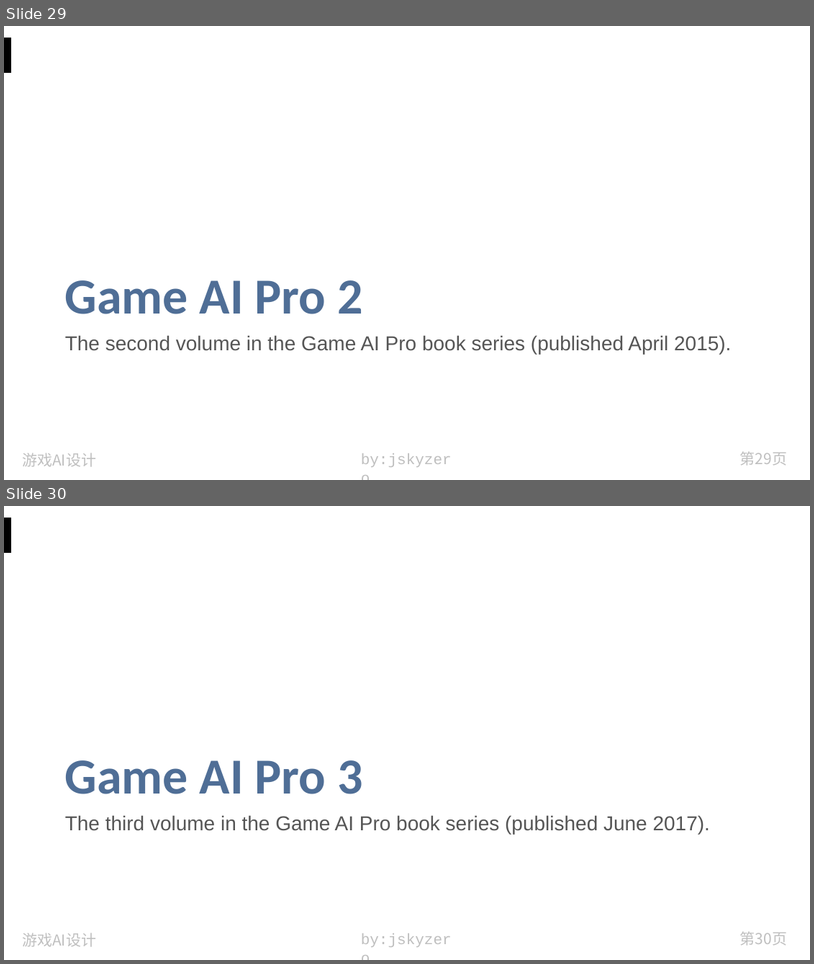
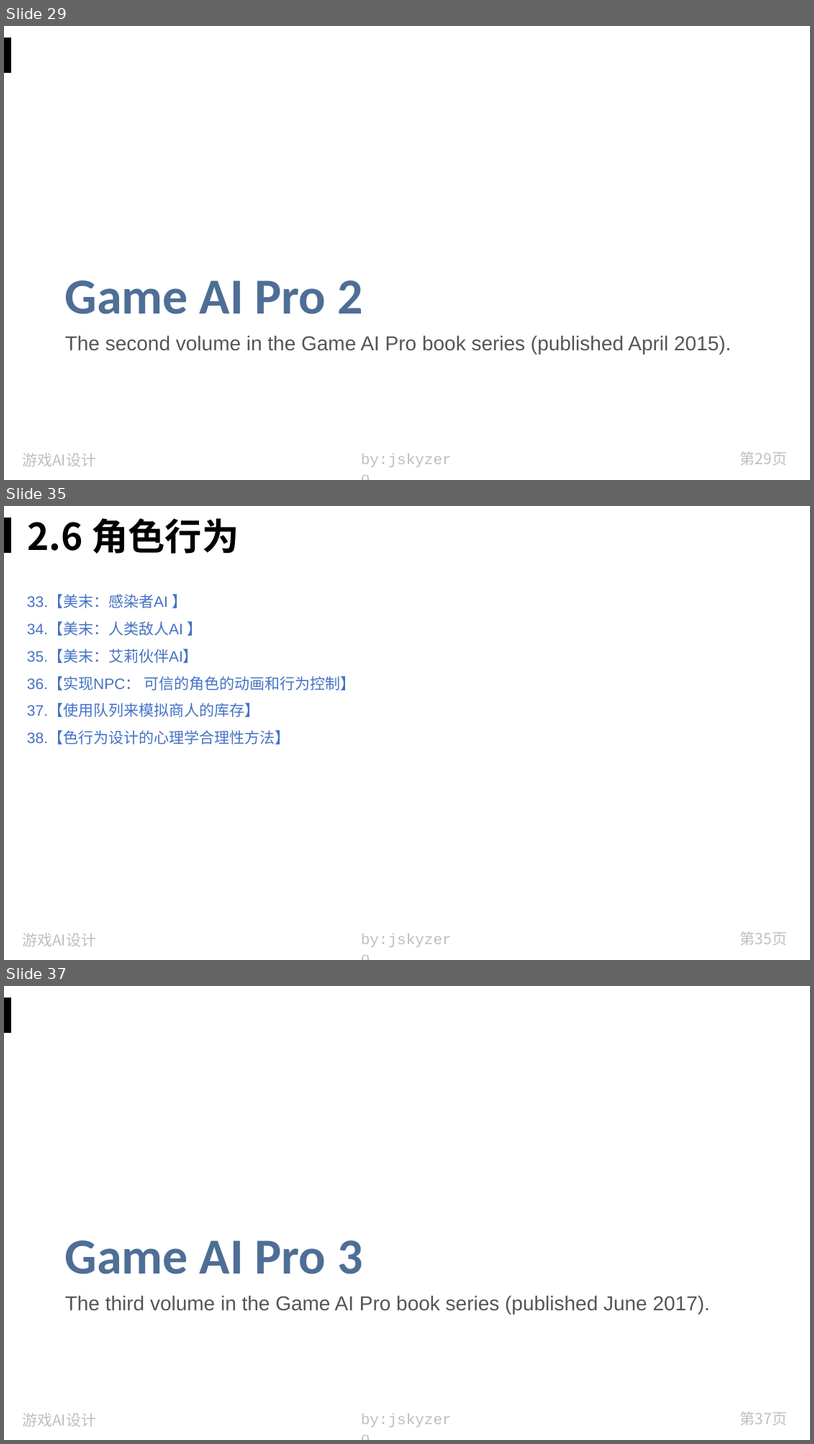
Before and after one commit to jskyzero/design.jskyzero.com, a slide deck: assets/img/skill/GameAIPro/Game AI Pro.pptx. Shown one above the other, each under a label of ours: slides 29 and 30 before the commit, slides 29, 35 and 37 after it; the slides between them are not shown. The pictures are 814x964 and 814x1444 pixels, drawn with LibreOffice and Linux fonts; fonts in the diff are those of the drawing. Boxes give left, top, right and bottom in pixels: in the first picture for what was removed or moved away, otherwise in the second. Text is boxed around its words. In the diff, an @@ line names an element or a change of style, - is before the commit and + after.

```diff
--- a/assets/img/skill/GameAIPro/Game AI Pro.pptx
+++ b/assets/img/skill/GameAIPro/Game AI Pro.pptx
@@ slide 35 added at <box>4,506,810,960</box>, background #FFFFFF; not listed: 4 template elements that a slide beside it also shows @@
@@ title added at <box>27,518,239,554</box>, 44 pt, text #000000, bold @@
+2.6 角色行为
@@ text added at <box>27,594,355,744</box>, 18 pt, text #4472C4 @@
+33.【美末：感染者AI 】
+34.【美末：人类敌人AI 】
+35.【美末：艾莉伙伴AI】
+36.【实现NPC： 可信的角色的动画和行为控制】
+37.【使用队列来模拟商人的库存】
+38.【色行为设计的心理学合理性方法】
@@ what was slide 30 is now slide 37 @@
@@ page number at <box>741,1412,787,1425</box>: text changed @@
-第30页
+第37页
```
Also in this commit, not shown: 7 slides changed, 13 other slides added, 1 slide removed, 32 other files.
